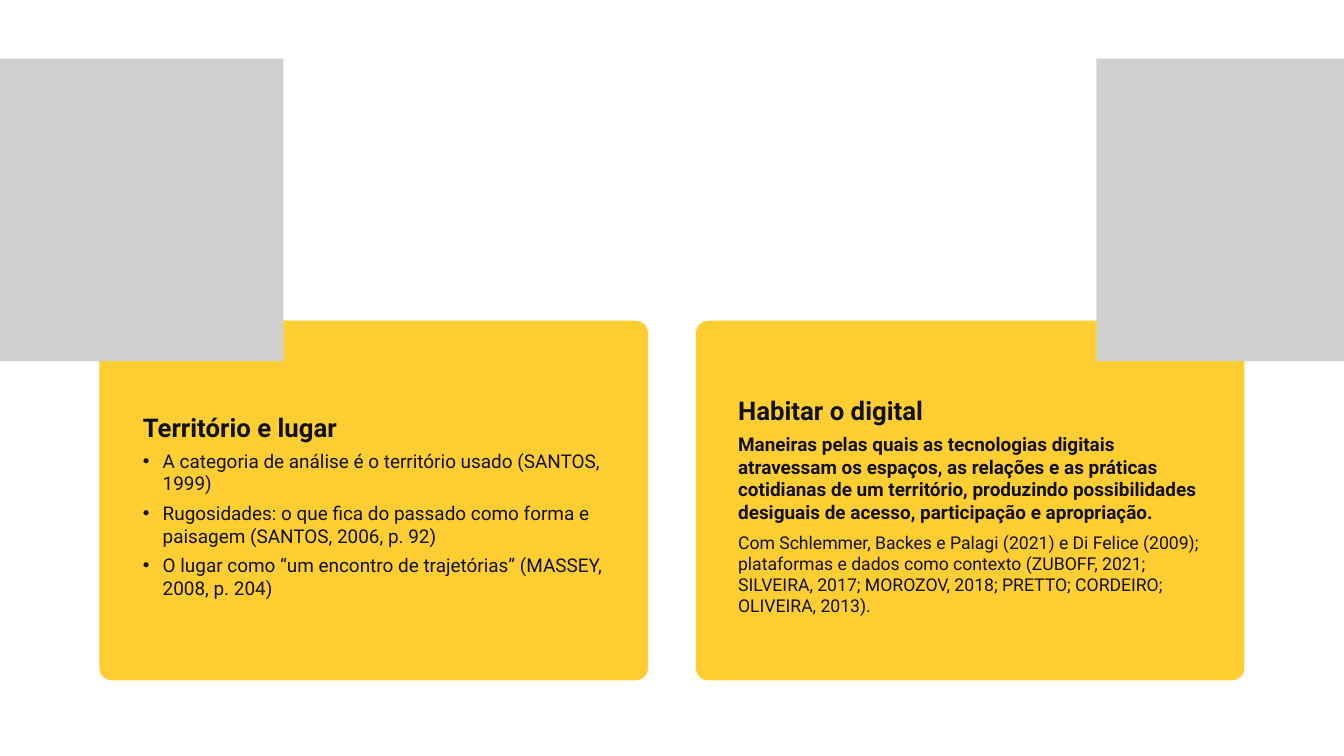
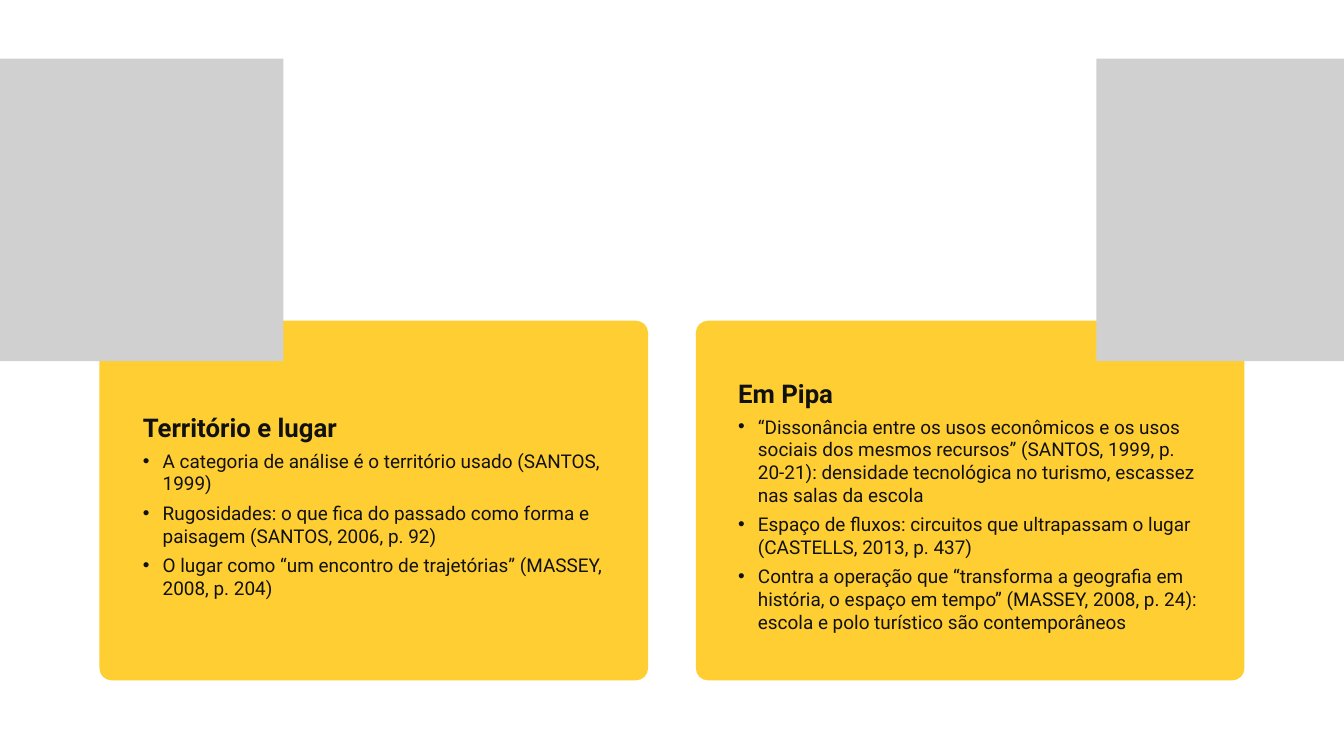
Before and after one commit to yzynya-beep/Tese, a slide deck: slide 14 of apresentacao_qualificacao/Qualificacao_PNED_Pipa.pptx. Drawn at 1344x756 pixels with LibreOffice and Linux fonts; fonts in the diff are those of the drawing; grey boxes stand for pictures; background and template pictures are left out. Boxes give left, top, right and bottom in pixels: in the first picture for what was removed or moved away, otherwise in the second. Text is boxed around its words. In the diff, an @@ line names an element or a change of style, - is before the commit and + after.

```diff
--- a/apresentacao_qualificacao/Qualificacao_PNED_Pipa.pptx
+++ b/apresentacao_qualificacao/Qualificacao_PNED_Pipa.pptx
@@ text at (738,384,1196,633): text changed; bold off @@
-Habitar o digital
-Maneiras pelas quais as tecnologias digitais atravessam os espaços, as relações e as práticas cotidianas de um território, produzindo possibilidades desiguais de acesso, participação e apropriação.
-Com Schlemmer, Backes e Palagi (2021) e Di Felice (2009); plataformas e dados como contexto (ZUBOFF, 2021; SILVEIRA, 2017; MOROZOV, 2018; PRETTO; CORDEIRO; OLIVEIRA, 2013).
+Em Pipa
+• “Dissonância entre os usos econômicos e os usos sociais dos mesmos recursos” (SANTOS, 1999, p. 20-21): densidade tecnológica no turismo, escassez nas salas da escola
+• Espaço de fluxos: circuitos que ultrapassam o lugar (CASTELLS, 2013, p. 437)
+• Contra a operação que “transforma a geografia em história, o espaço em tempo” (MASSEY, 2008, p. 24): escola e polo turístico são contemporâneos
```
Also in this commit, not shown: 4 other slides changed, 6 other files.
